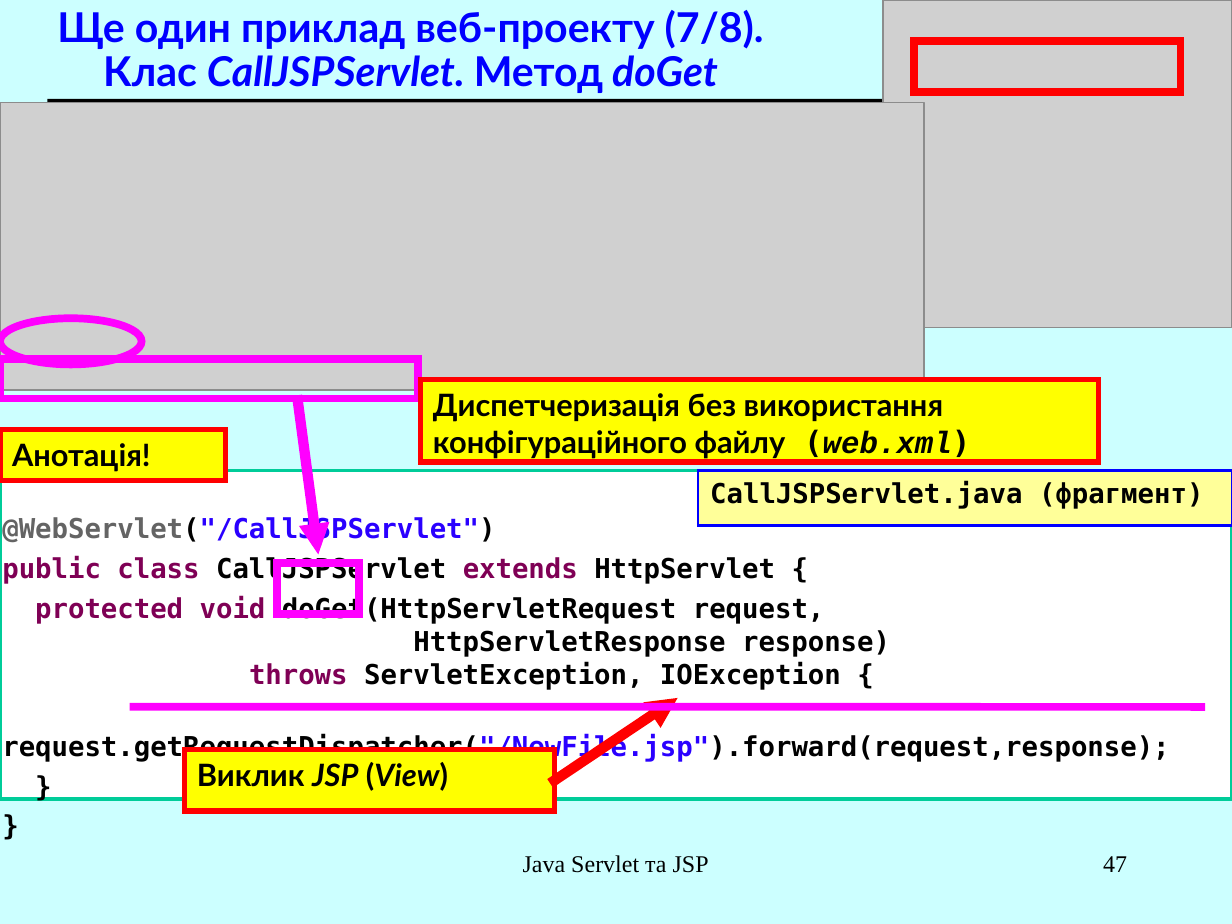
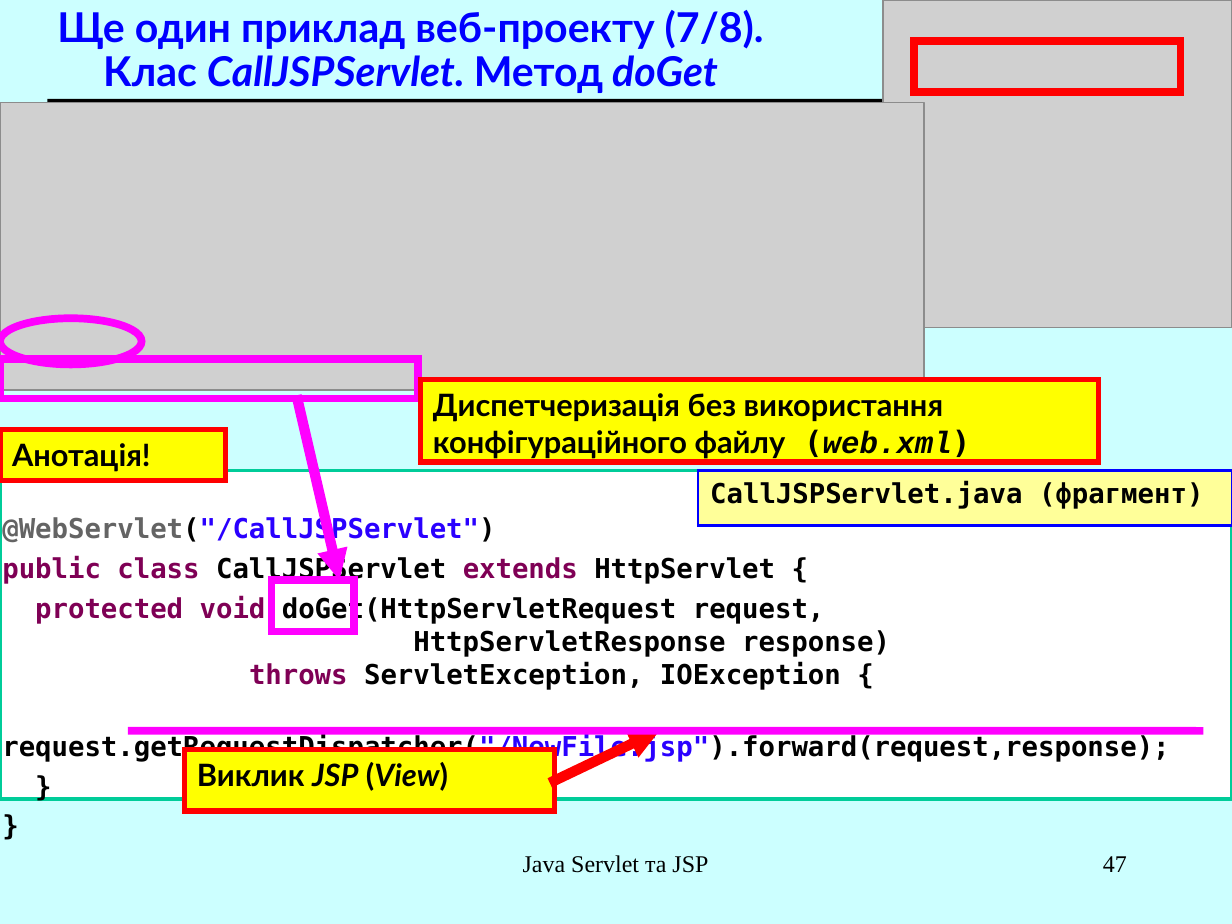
Before and after one commit to magistrs2016/magistrs2016.github.io, a slide deck: slide 47 of it/it_demo05/W41_JSP_(52)_2017.ppt. Drawn at 1232x924 pixels with LibreOffice and Linux fonts; fonts in the diff are those of the drawing; grey boxes stand for pictures. Boxes give left, top, right and bottom in pixels: in the first picture for what was removed or moved away, otherwise in the second. Text is boxed around its words. In the diff, an @@ line names an element or a change of style, - is before the commit and + after.

```diff
--- a/it/it_demo05/W41_JSP_(52)_2017.ppt
+++ b/it/it_demo05/W41_JSP_(52)_2017.ppt
@@ arrow moved from (298, 400) - (318, 554) to (298, 400) - (340, 580) @@
@@ rectangle: place and size @@
-rectangle at <box>277,563,360,615</box>
+rectangle at <box>271,580,354,632</box>
@@ line moved from (133, 707) - (1201, 707) to (132, 731) - (1200, 731) @@
@@ arrow moved from (554, 781) - (678, 697) to (554, 781) - (659, 731) @@
```
Also in this commit, not shown: 9 other slides changed.
